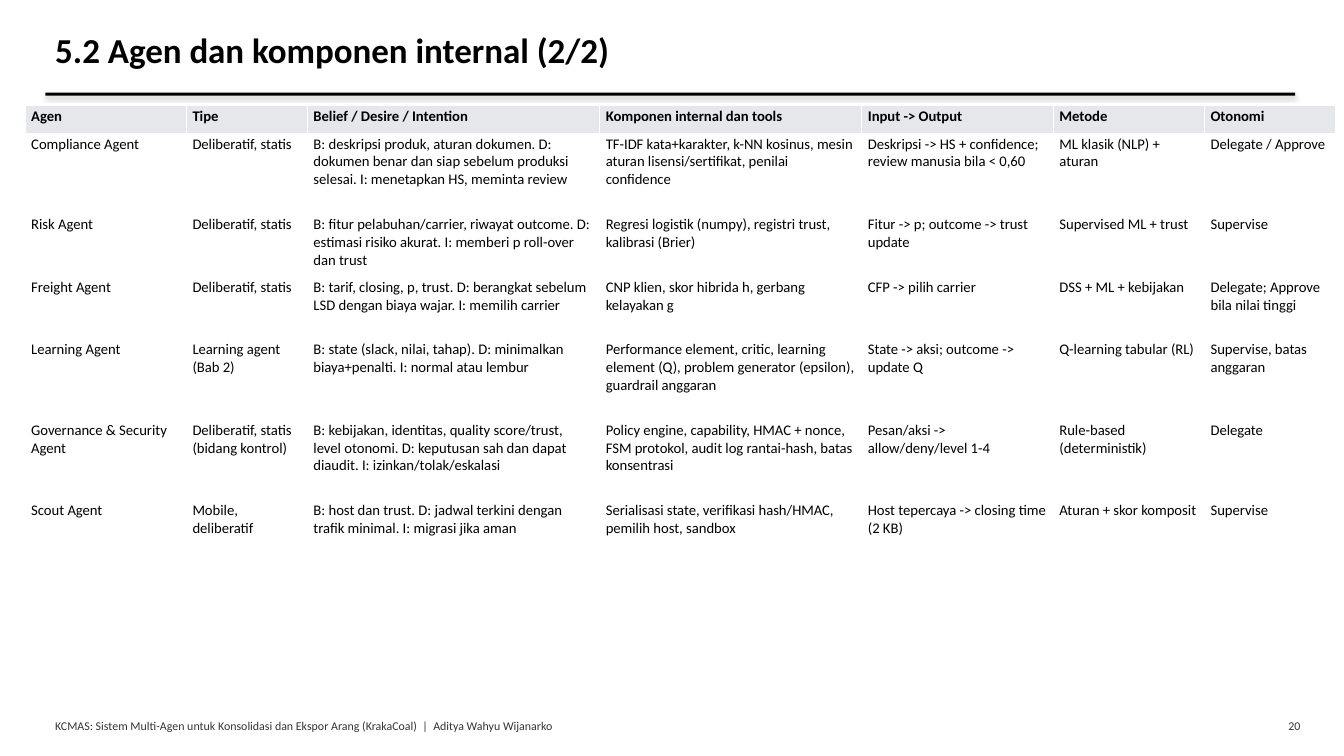
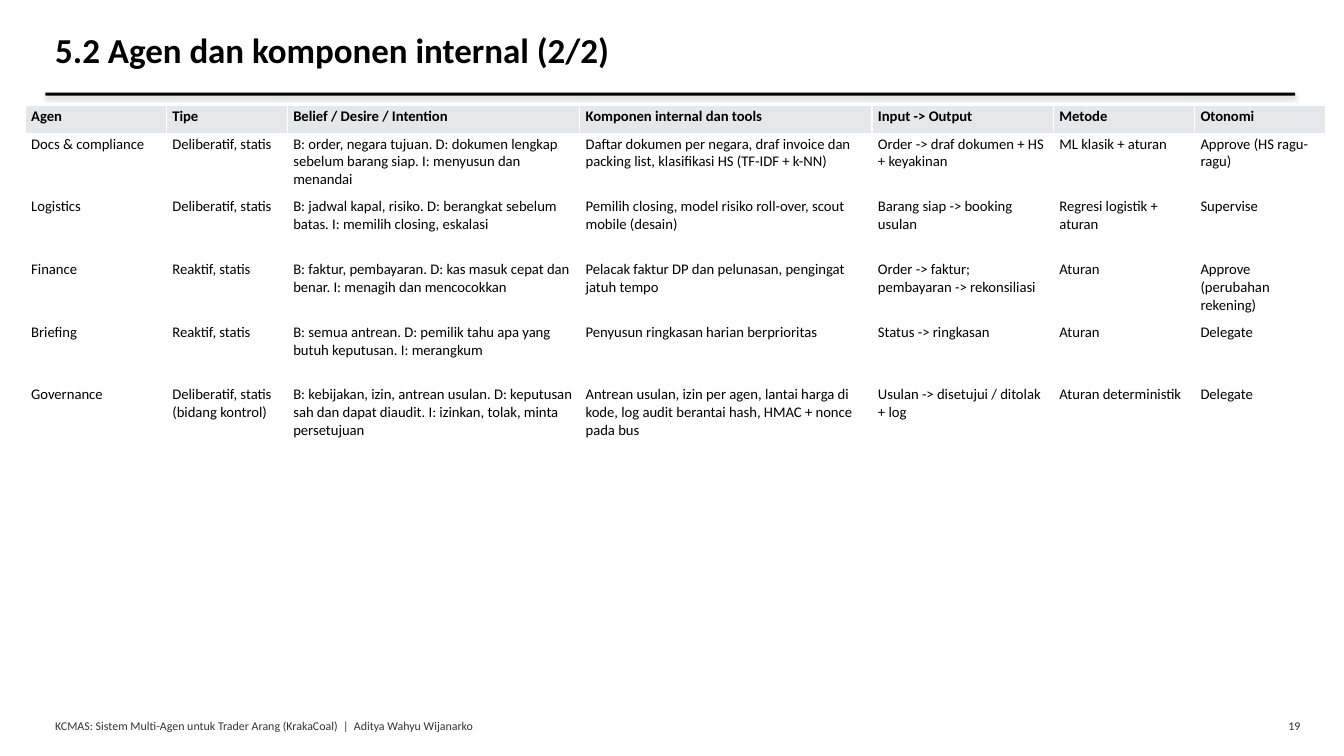
Before and after one commit to AdityaIKO/Agentic-Enterprise, a slide deck: slide 19 of docs/Presentasi_Tugas1.pptx (slide 20 before the commit). Drawn at 1344x756 pixels with LibreOffice and Linux fonts; fonts in the diff are those of the drawing. Boxes give left, top, right and bottom in pixels: in the first picture for what was removed or moved away, otherwise in the second. Text is boxed around its words. In the diff, an @@ line names an element or a change of style, - is before the commit and + after.

```diff
--- a/docs/Presentasi_Tugas1.pptx
+++ b/docs/Presentasi_Tugas1.pptx
@@ table at box(25, 106, 1326, 447) @@
-row 2: Compliance Agent | Deliberatif, statis | B: deskripsi produk, aturan dokumen. D: dokumen benar dan siap sebelum produksi selesai. I: menetapkan HS, meminta review | TF-IDF kata+karakter, k-NN kosinus, mesin aturan lisensi/sertifikat, penilai confidence | Deskripsi -> HS + confidence; review manusia bila < 0,60 | ML klasik (NLP) + aturan | Delegate / Approve
-row 3: Risk Agent | Deliberatif, statis | B: fitur pelabuhan/carrier, riwayat outcome. D: estimasi risiko akurat. I: memberi p roll-over dan trust | Regresi logistik (numpy), registri trust, kalibrasi (Brier) | Fitur -> p; outcome -> trust update | Supervised ML + trust | Supervise
-row 4: Freight Agent | Deliberatif, statis | B: tarif, closing, p, trust. D: berangkat sebelum LSD dengan biaya wajar. I: memilih carrier | CNP klien, skor hibrida h, gerbang kelayakan g | CFP -> pilih carrier | DSS + ML + kebijakan | Delegate; Approve bila nilai tinggi
-row 5: Learning Agent | Learning agent (Bab 2) | B: state (slack, nilai, tahap). D: minimalkan biaya+penalti. I: normal atau lembur | Performance element, critic, learning element (Q), problem generator (epsilon), guardrail anggaran | State -> aksi; outcome -> update Q | Q-learning tabular (RL) | Supervise, batas anggaran
-row 6: Governance & Security Agent | Deliberatif, statis (bidang kontrol) | B: kebijakan, identitas, quality score/trust, level otonomi. D: keputusan sah dan dapat diaudit. I: izinkan/tolak/eskalasi | Policy engine, capability, HMAC + nonce, FSM protokol, audit log rantai-hash, batas konsentrasi | Pesan/aksi -> allow/deny/level 1-4 | Rule-based (deterministik) | Delegate
-row 7: Scout Agent | Mobile, deliberatif | B: host dan trust. D: jadwal terkini dengan trafik minimal. I: migrasi jika aman | Serialisasi state, verifikasi hash/HMAC, pemilih host, sandbox | Host tepercaya -> closing time (2 KB) | Aturan + skor komposit | Supervise
+row 2: Docs & compliance | Deliberatif, statis | B: order, negara tujuan. D: dokumen lengkap sebelum barang siap. I: menyusun dan menandai | Daftar dokumen per negara, draf invoice dan packing list, klasifikasi HS (TF-IDF + k-NN) | Order -> draf dokumen + HS + keyakinan | ML klasik + aturan | Approve (HS ragu-ragu)
+row 3: Logistics | Deliberatif, statis | B: jadwal kapal, risiko. D: berangkat sebelum batas. I: memilih closing, eskalasi | Pemilih closing, model risiko roll-over, scout mobile (desain) | Barang siap -> booking usulan | Regresi logistik + aturan | Supervise
+row 4: Finance | Reaktif, statis | B: faktur, pembayaran. D: kas masuk cepat dan benar. I: menagih dan mencocokkan | Pelacak faktur DP dan pelunasan, pengingat jatuh tempo | Order -> faktur; pembayaran -> rekonsiliasi | Aturan | Approve (perubahan rekening)
+row 5: Briefing | Reaktif, statis | B: semua antrean. D: pemilik tahu apa yang butuh keputusan. I: merangkum | Penyusun ringkasan harian berprioritas | Status -> ringkasan | Aturan | Delegate
+row 6: Governance | Deliberatif, statis (bidang kontrol) | B: kebijakan, izin, antrean usulan. D: keputusan sah dan dapat diaudit. I: izinkan, tolak, minta persetujuan | Antrean usulan, izin per agen, lantai harga di kode, log audit berantai hash, HMAC + nonce pada bus | Usulan -> disetujui / ditolak + log | Aturan deterministik | Delegate
@@ table: place and size @@
-table at box(25, 106, 1336, 563)
+table at box(25, 106, 1326, 447)
@@ text at box(55, 721, 473, 732): text changed @@
-KCMAS: Sistem Multi-Agen untuk Konsolidasi dan Ekspor Arang (KrakaCoal) | Aditya Wahyu Wijanarko
+KCMAS: Sistem Multi-Agen untuk Trader Arang (KrakaCoal) | Aditya Wahyu Wijanarko
@@ text at box(1288, 722, 1300, 730): text changed @@
-20
+19
```
Also in this commit, not shown: 27 other slides changed, 25 slides added, 22 slides removed, 53 other files.
